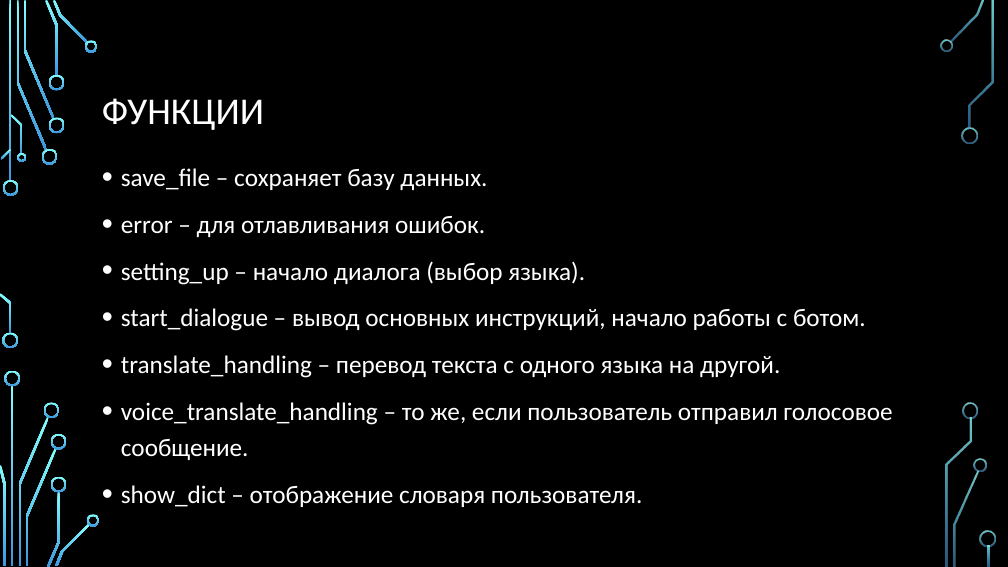
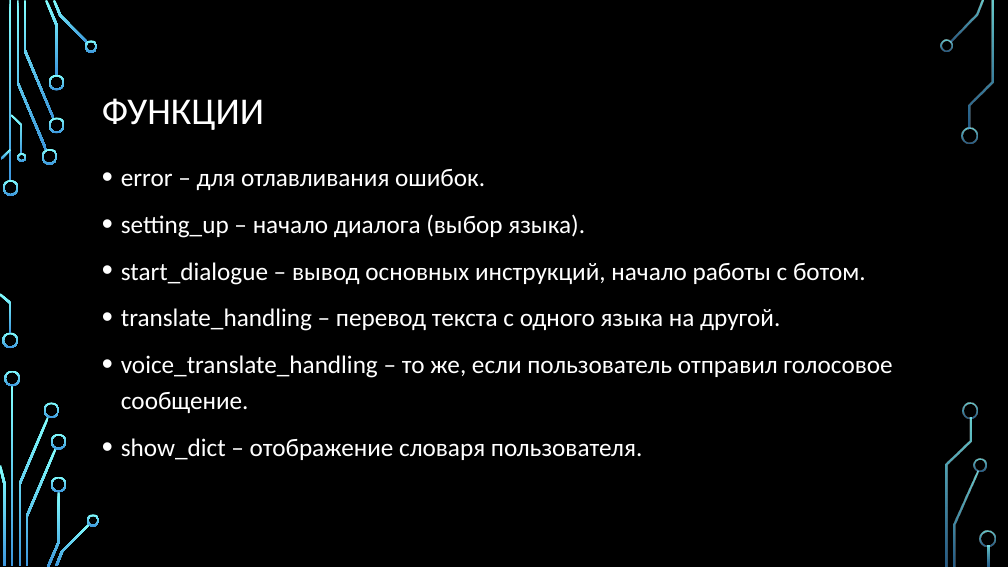
Before and after one commit to let-robots-reign/Learning_English_Bot, a slide deck: slide 7 of Proekt_BotEnglishTeacher.pptx. Drawn at 1008x567 pixels with LibreOffice and Linux fonts; fonts in the diff are those of the drawing; background and template pictures are left out. Boxes give left, top, right and bottom in pixels: in the first picture for what was removed or moved away, otherwise in the second. Text is boxed around its words. In the diff, an @@ line names an element or a change of style, - is before the commit and + after.

```diff
--- a/Proekt_BotEnglishTeacher.pptx
+++ b/Proekt_BotEnglishTeacher.pptx
@@ text at (x1=121, y1=168, x2=487, y2=190): paragraph removed @@
-• save_file – сохраняет базу данных.
```
Also in this commit, not shown: 12 other slides changed, 2 other files.
